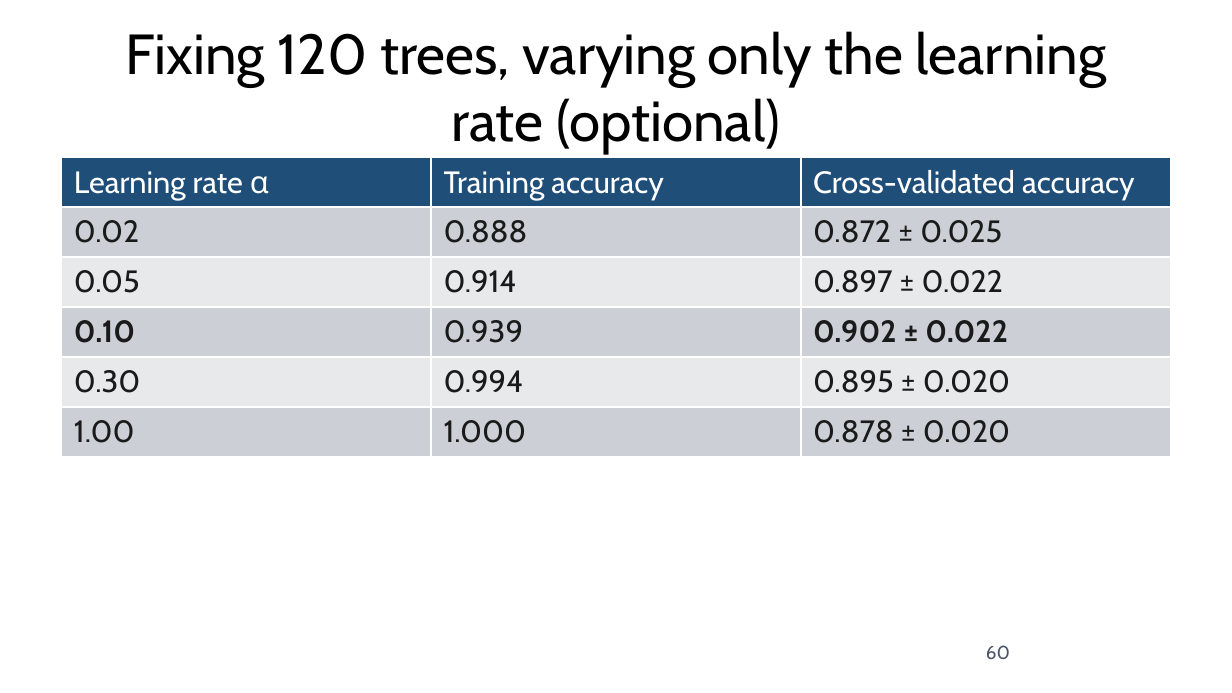
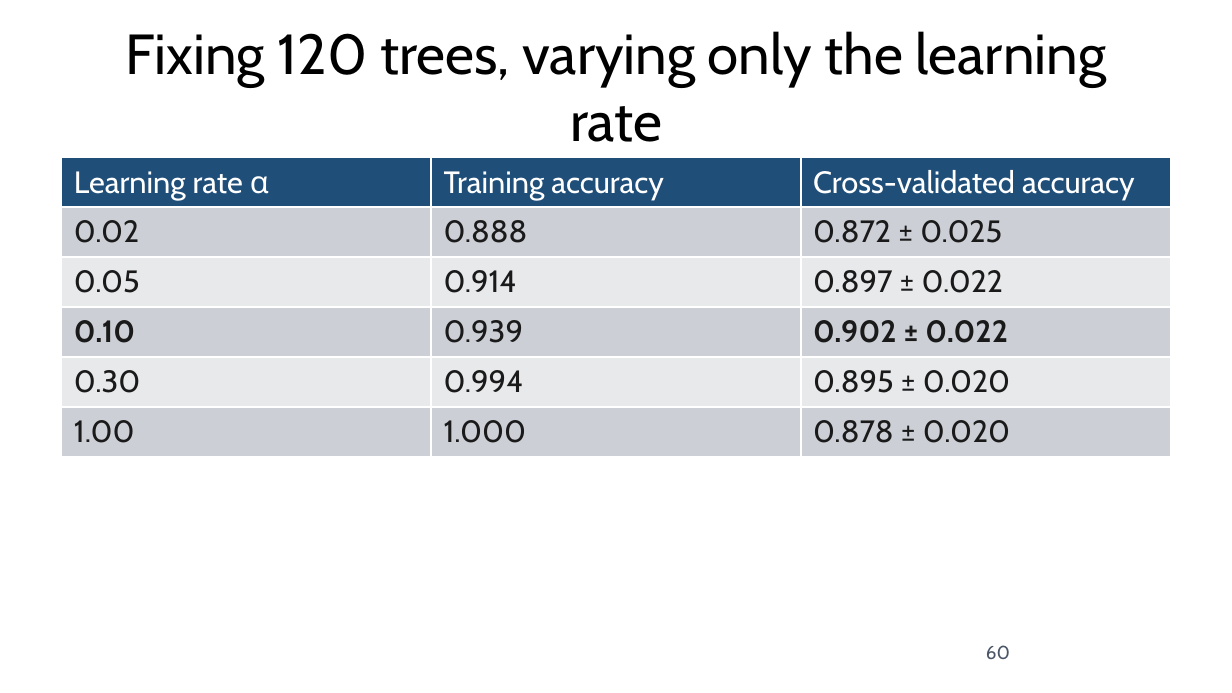
Before and after one commit to fabioantonini/technologies-for-artificial-intelligence, a slide deck: slide 60 of Lessons/07_trees_and_ensembles/Slides/trees_and_ensembles_slides.pptx. Drawn at 1232x693 pixels with LibreOffice and Linux fonts; fonts in the diff are those of the drawing; background and template pictures are left out. Boxes give left, top, right and bottom in pixels: in the first picture for what was removed or moved away, otherwise in the second. Text is boxed around its words. In the diff, an @@ line names an element or a change of style, - is before the commit and + after.

```diff
--- a/Lessons/07_trees_and_ensembles/Slides/trees_and_ensembles_slides.pptx
+++ b/Lessons/07_trees_and_ensembles/Slides/trees_and_ensembles_slides.pptx
@@ title at (125,31,1106,142): text changed @@
-Fixing 120 trees, varying only the learning rate (optional)
+Fixing 120 trees, varying only the learning rate
```
Also in this commit, not shown: 14 other slides changed, 4 other files.
